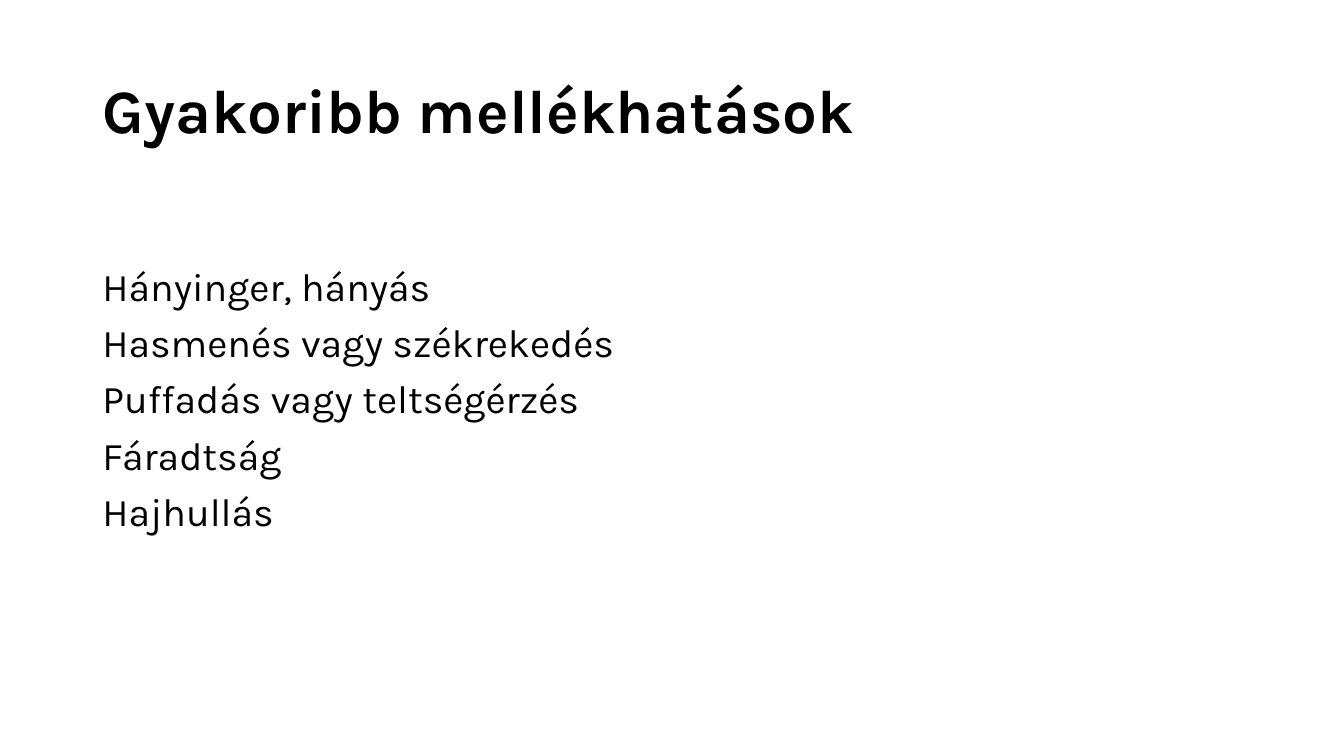
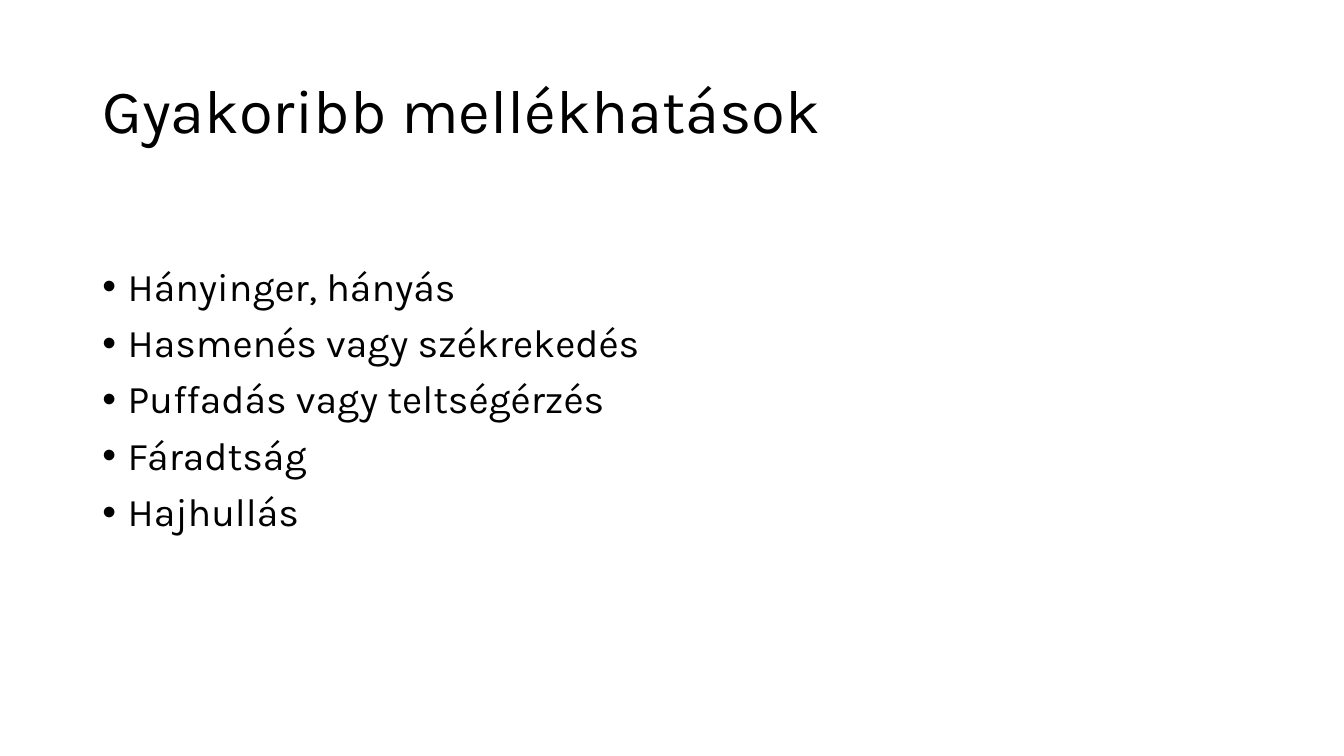
Before and after one commit to sasaleese/common, a slide deck: slide 6 of Testsúlycsökkentő gyógyszeres terápiák.pptx. Drawn at 1344x756 pixels with LibreOffice and Linux fonts; fonts in the diff are those of the drawing. Boxes give left, top, right and bottom in pixels: in the first picture for what was removed or moved away, otherwise in the second. Text is boxed around its words. In the diff, an @@ line names an element or a change of style, - is before the commit and + after.

```diff
--- a/Testsúlycsökkentő gyógyszeres terápiák.pptx
+++ b/Testsúlycsökkentő gyógyszeres terápiák.pptx
@@ title "Gyakoribb mellékhatások" at <box>102,86,820,148</box>: bold off @@
@@ text "Hányinger, hányás" at <box>128,271,640,536</box>: bullet none to • @@
```
Also in this commit, not shown: 5 other slides changed, 1 other file.
